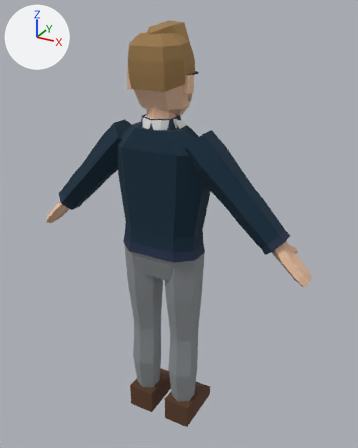
Before and after pictures for a commit that changed the glTF model characters/glasses_engineer/glasses_engineer.glb.
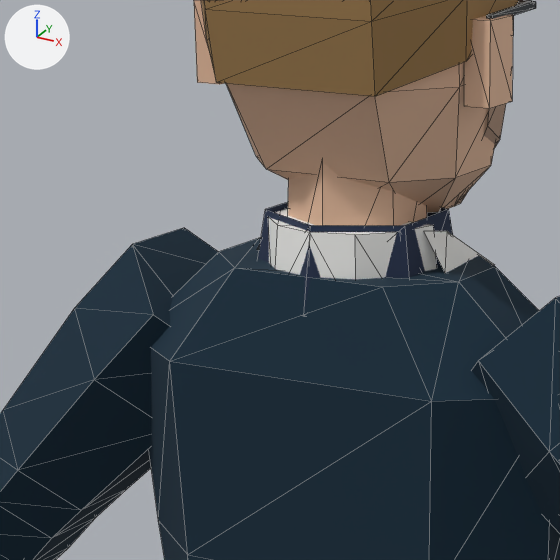
Each version appears first whole from a 50 mm lens placed at (0.996, -1.673, 1.86), pointed at (0.028, 0.088, 0.979), and next in a close-up on the part from 24% to 57% of the width and 16% to 42% of the height. Every picture has the same lights, and +X, +Y and +Z are marked at upper left. The older version's two pictures come first. The close-ups show mesh edges as thin lines. Vertices at exactly the same position are counted once.

Names of what the first close-up shows: 'glasses_engineer'.
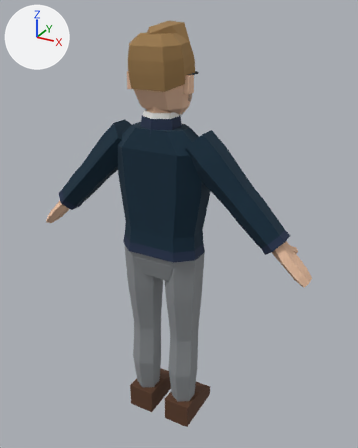
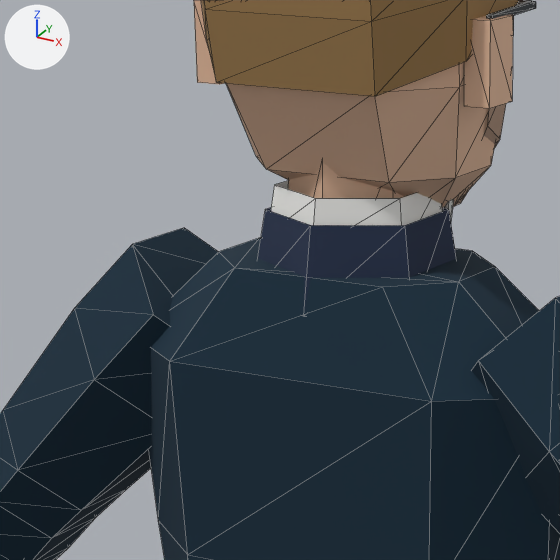
The change, as a diff of the scene's bpy script:
```diff
--- a/characters/glasses_engineer/glasses_engineer.glb.py
+++ b/characters/glasses_engineer/glasses_engineer.glb.py
@@ me_glasses_engineer @@
 # used by ob_glasses_engineer; location = (0.0, 0.0, 0.0)
-me_glasses_engineer.from_pydata(...)  # 671 vertices, 1042 faces; spans x -0.65..0.65, y -0.11..0.18, z 0.0..1.81
+me_glasses_engineer.from_pydata(...)  # 666 vertices, 1024 faces; spans x -0.65..0.65, y -0.11..0.18, z 0.0..1.81
+# me_glasses_engineer part 1
+# 18 vertices are removed from x -0.08..0.09, y -0.09..-0.01, z 1.39..1.46
+# 46 faces are deleted
+# 9 vertices move from x -0.06..0.09, y -0.07..0.1, z 1.39..1.46 to x -0.07..0.06, y -0.04..0.08, z 1.42..1.49
+# 19 vertices are added at x -0.06..0.07, y -0.08..0.08, z 1.42..1.49
+# 36 new faces join them
+# other edits to the shape of me_glasses_engineer do not show in these pictures
 me_glasses_engineer.materials.append(mat_m_characterpalette)
```

Pixel boxes (x1, y1, x2, y2) of what changed, in the close-ups (560 x 560 px; the box of a moved part takes in the faces that stretch with it):
part 1 of me_glasses_engineer, moved or reshaped
    before: (269, 208, 495, 279)
    after: (271, 180, 454, 226)
